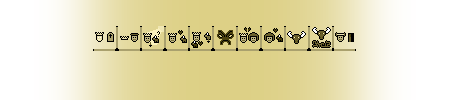
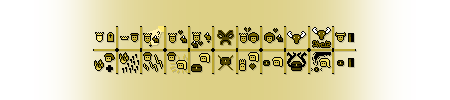
The second 450×100 image is a revision of the first. Changes to its layers:
added layer "Layer 13" in group "Group 1" over 348, 58, 354, 67
added layer "PandoraStory3" in group "Group 1" over 287, 51, 331, 74
added layer "Layer 12" in group "Group 1" over 143, 51, 187, 74
added layer "PandoraStory1" in group "Group 1" over 94, 51, 139, 74
added layer "Layer 14" in group "Group 1" over 337, 60, 344, 66
added layer "Layer 10" in group "Group 1" over 239, 51, 283, 74
added layer "PandoraStory2" in group "Group 1" over 191, 51, 233, 74
added layer "Layer 5" in group "Group 1" over 140, 51, 142, 74
added layer "Layer 9" in group "Group 1" over 332, 51, 334, 74
added layer "Layer 8" in group "Group 1" over 284, 51, 286, 74
added layer "Layer 7" in group "Group 1" over 236, 51, 238, 74
added layer "Layer 6" in group "Group 1" over 188, 51, 190, 74
